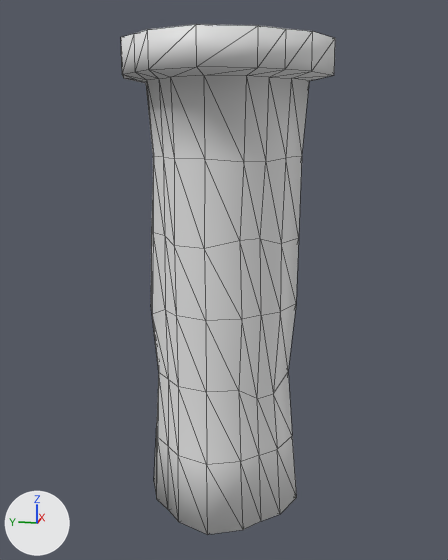
Before and after pictures for a commit that changed the glTF model models/homemade/pillar_1.glb.
Both versions are drawn from a 50 mm lens placed at (-12.45, -2.5, 7.04), pointed at (0.01, -0.01, 3.93). The axes (+X, +Y, +Z) are drawn at lower left. The lights are the same throughout. Mesh edges are drawn as thin lines. Vertices at the same position are counted once.

Names of what the first picture shows: 'pillar_1-col'.
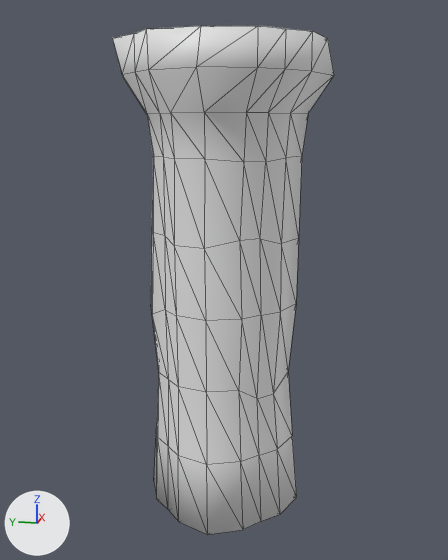
What differs and where, as boxes [x1, y1, x2, y2] in the pictures (448 x 560 px; the box of a moved part takes in the faces that stretch with it):
'pillar_1-col', reshaped
    before: [121, 24, 335, 534]
    after: [113, 26, 334, 534]
part 1 of me_cube_001, moved or reshaped
    before: [121, 24, 335, 162]
    after: [113, 26, 334, 162]

Edits to the bpy script that builds the scene:
```text
Change me_cube_001:
    where me_cube_001.from_pydata(...)  # 178 vertices, 352 faces; spans x -2.08..2.07, y -2.12..2.04, z -1.0..8.65
    used by ob_pillar_1_col; location = (0.0, 0.0, 0.0)
    before: 1 (-1.03, -1.02, 7.91) at pixel (268, 77), 3 (-0.99, 1.01, 7.91) at pixel (158, 78), 5 (1.03, -1.02, 7.91), 7 (0.99, 1.01, 7.91), 11 (-1.37, -0.68, 7.91) at pixel (246, 75)
    before: 12 (-1.62, 0.01, 7.91) at pixel (203, 75), 13 (-1.34, 0.69, 7.91) at pixel (170, 77), 17 (1.34, 0.69, 7.91), 18 (1.61, 0.01, 7.91), 19 (1.37, -0.68, 7.91)
    before: 23 (-0.66, 1.35, 7.91) at pixel (146, 80), 24 (-0.01, 1.58, 7.91) at pixel (145, 83), 25 (0.66, 1.35, 7.91), 29 (0.69, -1.39, 7.91), 30 (0.0, -1.66, 7.91) at pixel (309, 80)
    before: 31 (-0.7, -1.39, 7.91) at pixel (291, 78)
    me_cube_001 part 1
    add for i in [1, 3, 5, 7, 11, 12, 13, 17, 18, 19, 23, 24, 25, 29, 30, 31]: me_cube_001.vertices[i].co += Vector((0.0, 0.0, -0.61))
    me_cube_001.vertices[163].co: (-1.72, 0.96, 8.65) -> (-1.8, 0.95, 8.65)  # pixel (147, 29) -> pixel (146, 28)
    me_cube_001.vertices[164].co: (0.0, -2.12, 8.65) -> (0.01, -1.98, 8.65)  # pixel (335, 38) -> pixel (327, 38)
    me_cube_001.vertices[165].co: (-2.08, 0.02, 8.65) -> (-1.91, -0.02, 8.65)  # pixel (196, 24) -> pixel (201, 25)
    me_cube_001.vertices[168].co: (1.36, -1.34, 8.65) -> (1.6, -1.36, 8.65)
    me_cube_001.vertices[170].co: (2.07, 0.03, 8.65) -> (2.0, -0.32, 8.65)
    me_cube_001.vertices[172].co: (1.31, 1.34, 8.65) -> (1.55, 1.32, 8.65)
    me_cube_001.vertices[177].co: (-0.92, 1.73, 8.65) -> (-0.86, 1.91, 8.65)  # pixel (120, 37) -> pixel (112, 38)
```
